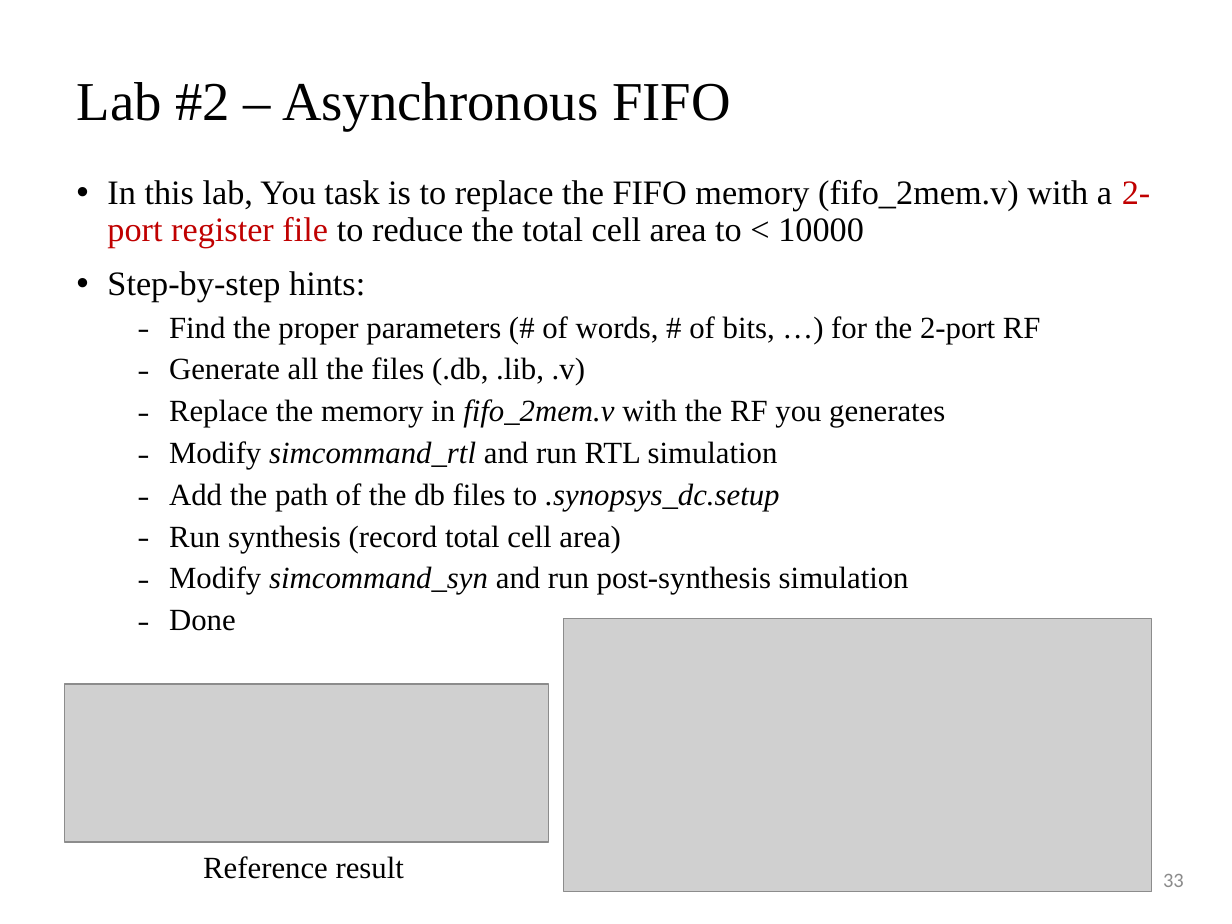
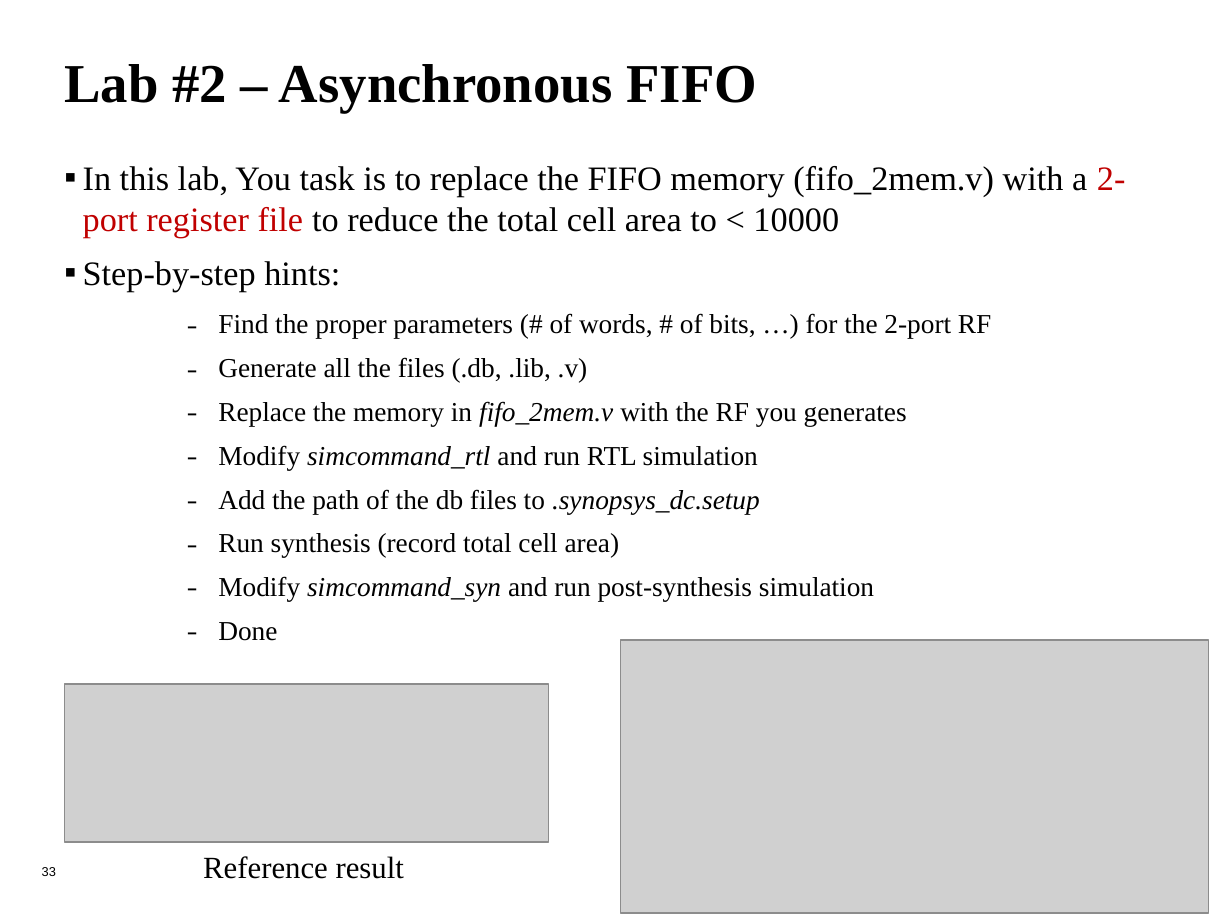
Before and after one commit to leo870823/2020-SRAM-training-course, a slide deck: slide 33 of MemoryCompiler_tutorial.pptx. Drawn at 1232x924 pixels with LibreOffice and Linux fonts; fonts in the diff are those of the drawing; grey boxes stand for pictures; background and template pictures are left out. Boxes give left, top, right and bottom in pixels: in the first picture for what was removed or moved away, otherwise in the second. Text is boxed around its words. In the diff, an @@ line names an element or a change of style, - is before the commit and + after.

```diff
--- a/MemoryCompiler_tutorial.pptx
+++ b/MemoryCompiler_tutorial.pptx
@@ title "Lab #2 – Asynchronous FIFO" at [64,64,757,113]: bold on; vertical alignment middle to top @@
@@ text "In this lab, You task ...": place and size @@
-text "In this lab, You task ..." at [107,180,1151,631]
+text "In this lab, You task ..." at [83,166,1126,641]
@@ text "In this lab, You task ..." at [83,166,1126,641]: size 18 to 16 pt in "Find the proper parameters (# of words, ...", "Generate all the files (.db, .lib, .v)", "Replace the memory in fifo_2mem.v with the ...", "Modify simcommand_rtl and run RTL simulation" and 4 more places; bullet • to ▪; line spacing 0.9 to 1; less space between paragraphs; list level 2 to 3 in "Find the proper parameters (# ..."; list level 2 to 3 in "Generate all the files (.db, ..."; list level 2 to 3 in "Replace the memory in fifo_2mem.v ..."; list level 2 to 3 in "Modify simcommand_rtl and run RTL ..."; list level 2 to 3 in "Add the path of the ..."; list level 2 to 3 in "Run synthesis (record total cell ..."; list level 2 to 3 in "Modify simcommand_syn and run post-synthesis ..."; list level 2 to 3 in "Done" @@
@@ picture: place and size @@
-picture at [563,618,1151,892]
+picture at [621,641,1209,914]
@@ page number added at [42,867,56,876], 7.5 pt, text #000000 @@
+33
@@ page number removed at [1163,874,1184,887] @@
-33
```
Also in this commit, not shown: 32 other slides changed, 1 other file.
